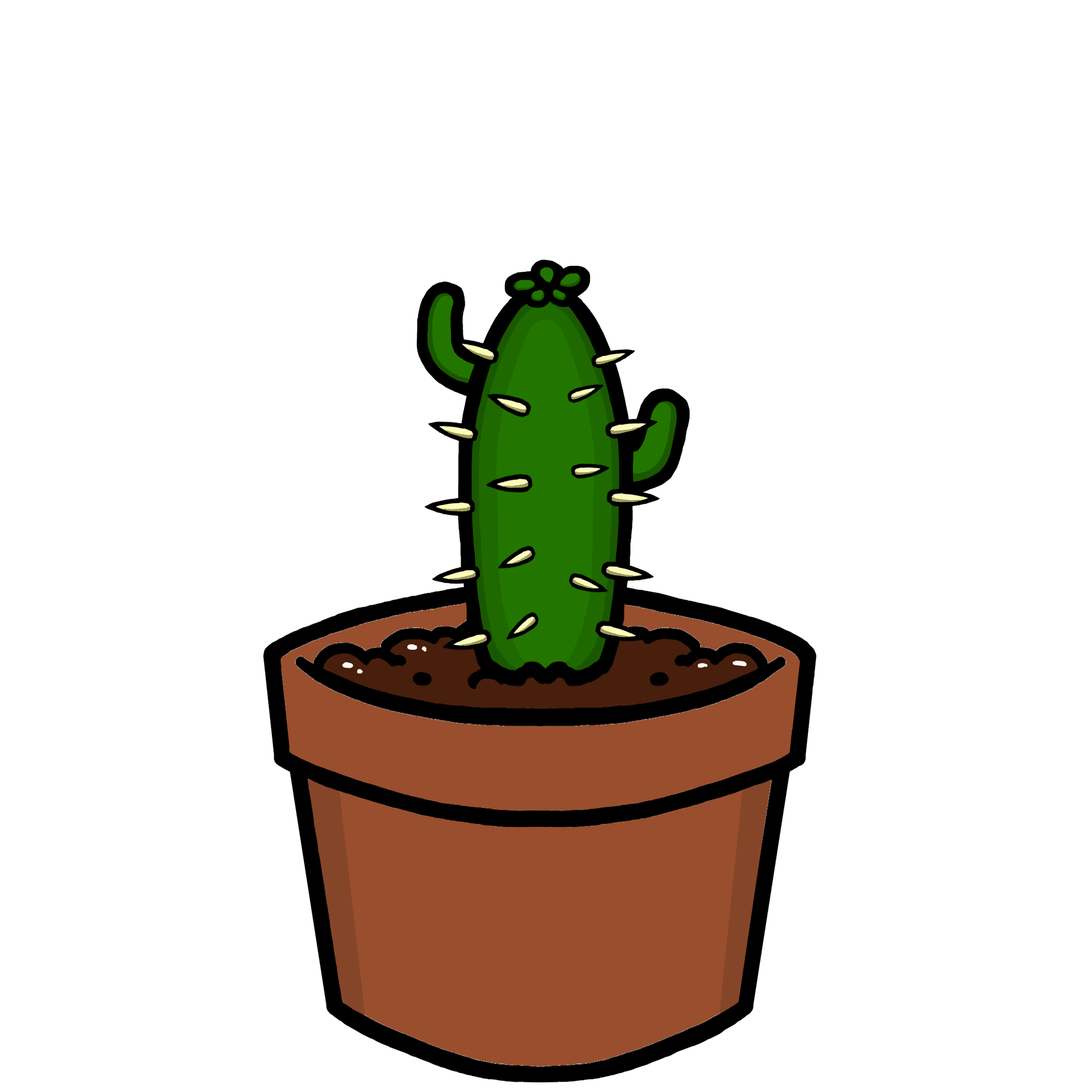
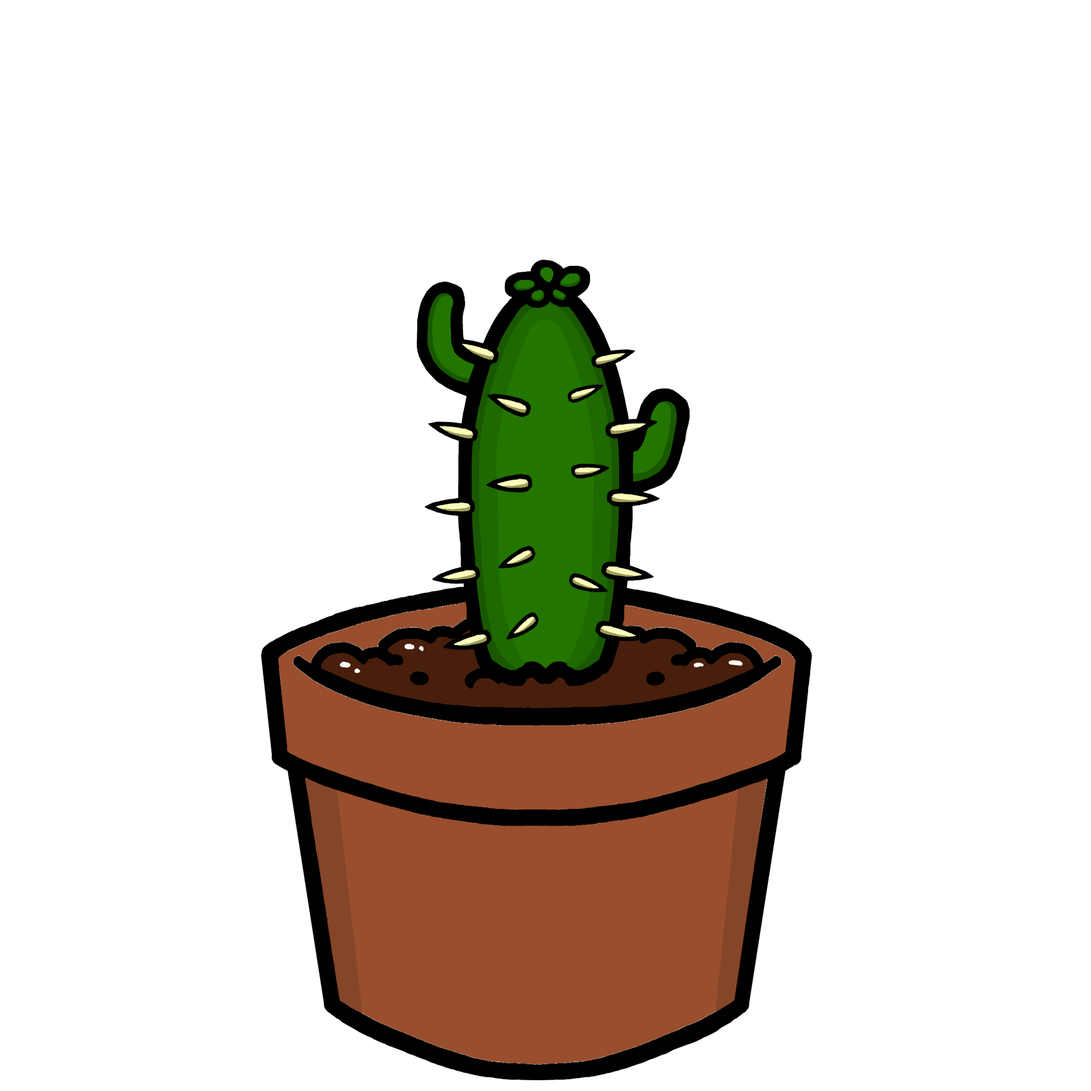
Layer changes from the first 1091×1091 image to the second:
renamed "Paint Layer 11" to "cactus", moved it above "pot", painted on it over [395, 585, 699, 699]
removed layer "Paint Layer 9" over [260, 585, 885, 1084]
renamed "Paint Layer 12" to "pot", showed it, painted on it over [260, 585, 885, 1084]
